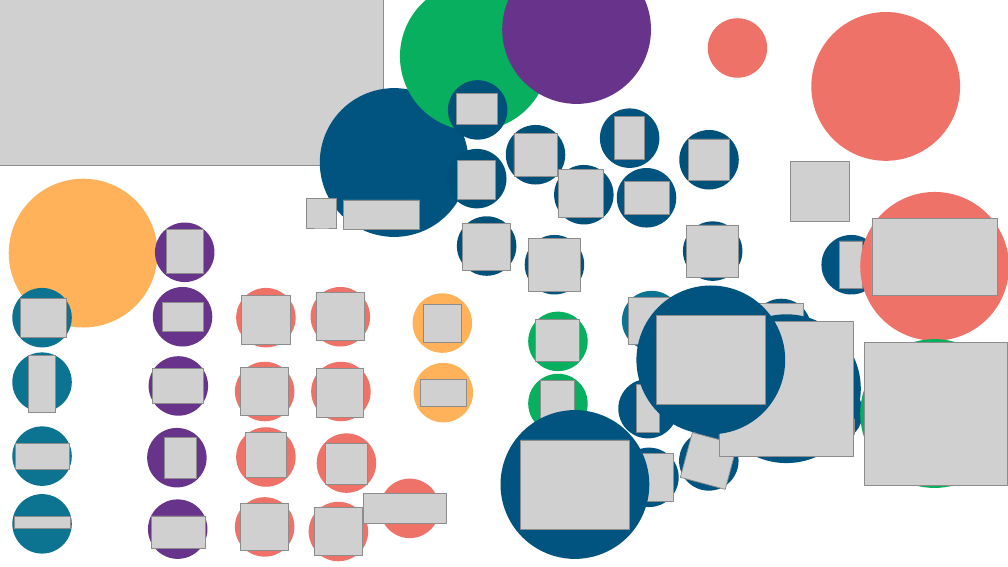
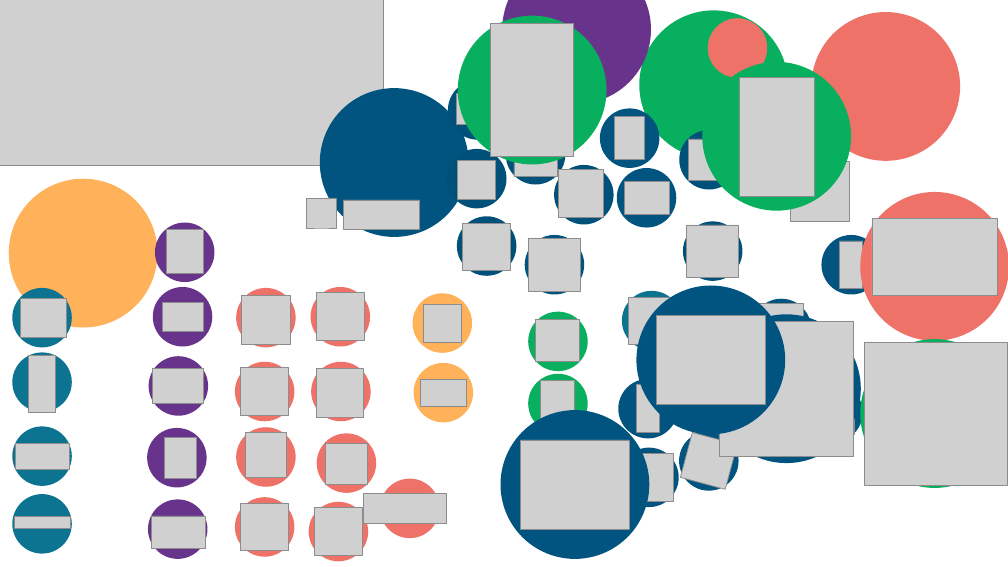
Before and after one commit to xpessoles/TP_Documents_PSI, a slide deck: slide 2 of ChaineFonctionnelle_V2.pptx. Drawn at 1008x567 pixels with LibreOffice and Linux fonts; fonts in the diff are those of the drawing; grey boxes stand for pictures; background and template pictures are left out. Boxes give left, top, right and bottom in pixels: in the first picture for what was removed or moved away, otherwise in the second. Text is boxed around its words. In the diff, an @@ line names an element or a change of style, - is before the commit and + after.

```diff
--- a/ChaineFonctionnelle_V2.pptx
+++ b/ChaineFonctionnelle_V2.pptx
@@ ellipse added at bbox=[458, 16, 607, 165], fill #08AF5E @@
@@ picture added at bbox=[491, 23, 574, 157] @@
@@ ellipse: place and size @@
-ellipse at bbox=[400, 0, 549, 131]
+ellipse at bbox=[640, 11, 789, 160]
@@ ellipse added at bbox=[702, 62, 851, 211], fill #08AF5E @@
@@ picture added at bbox=[740, 78, 814, 197] @@
```
Also in this commit, not shown: 2 other slides changed, 1 other file.
